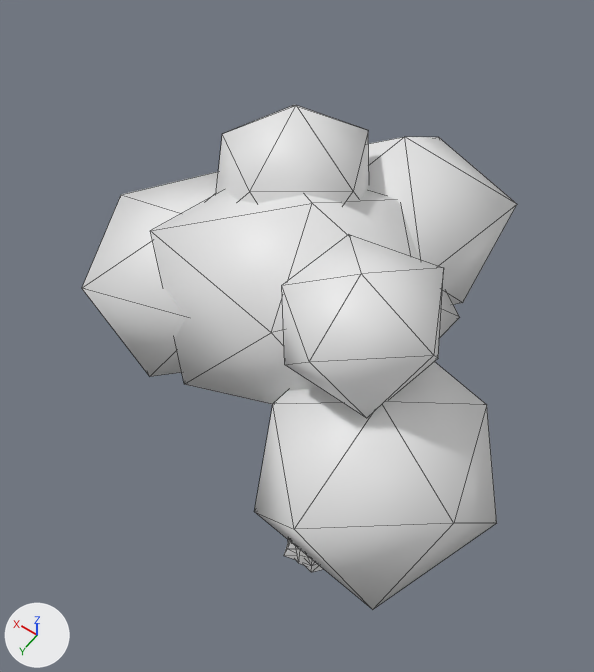
The glTF model models/tree.glb, before and after one commit.
Both versions are drawn from a camera (50 mm lens) standing at (-1.85, 2.88, 7.68) and looking at (0.4, -0.27, 2.73). The lights are fixed; the arrows at lower left show +X, +Y and +Z. The older version comes first. Mesh edges are drawn as thin lines. Vertices at exactly the same position are counted once.

The older version as bpy lines, for what is in view:
```python
ob_body_canopy0 = bpy.data.objects.new('Body_Canopy0', me_body_canopy0)
ob_body_canopy0.location = (0.81, 0.285, 3.639)
ob_body_canopy0.rotation_euler = (0.0, 0.0, -1.387)  # degrees (0, 0, -79)
ob_body_canopy1 = bpy.data.objects.new('Body_Canopy1', me_body_canopy1)
ob_body_canopy1.location = (-0.791, 0.626, 3.387)
ob_body_canopy1.rotation_euler = (0.0, 0.0, 0.277)  # degrees (0, 0, 16)
ob_body_canopy2 = bpy.data.objects.new('Body_Canopy2', me_body_canopy2)
ob_body_canopy2.location = (0.044, -0.943, 3.612)
ob_body_canopy2.rotation_euler = (0.0, 0.0, 1.034)  # degrees (0, 0, 59)
ob_body_canopy3 = bpy.data.objects.new('Body_Canopy3', me_body_canopy3)
ob_body_canopy3.location = (0.1, 0.0, 3.85)
ob_body_canopy3.rotation_euler = (0.0, 0.0, 0.608)  # degrees (0, 0, 35)
ob_body_canopy4 = bpy.data.objects.new('Body_Canopy4', me_body_canopy4)
ob_body_canopy4.location = (0.5, -0.4, 4.2)
ob_body_canopy4.rotation_euler = (0.0, 0.0, 0.342)  # degrees (0, 0, 20)
ob_body_canopy5 = bpy.data.objects.new('Body_Canopy5', me_body_canopy5)
ob_body_canopy5.location = (-0.45, 0.35, 4.15)
ob_body_canopy5.rotation_euler = (0.0, 0.0, 2.901)  # degrees (0, 0, 166)
```
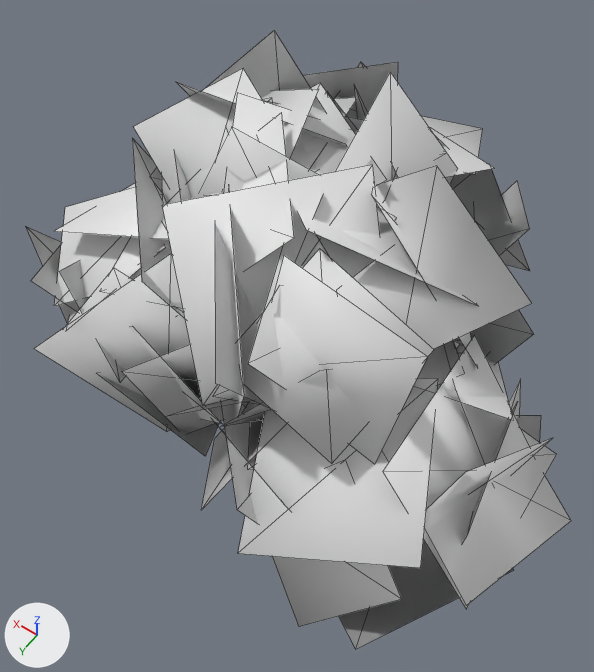
Diff of the bpy script that builds the scene:
```diff
--- a/models/tree.glb.py
+++ b/models/tree.glb.py
@@ me_body_canopy0 @@
 # used by ob_body_canopy0; location = (0.81, 0.285, 3.639); rotation_euler = (0.0, 0.0, -1.387), in degrees (0, 0, -79)
-me_body_canopy0.from_pydata(...)  # 12 vertices, 20 faces; spans x -0.675..0.821, y -0.738..0.675, z -0.582..0.553
+me_body_canopy0.from_pydata(...)  # 104 vertices, 66 faces; spans x -0.9..1.132, y -0.954..1.041, z -0.799..0.928
+# me_body_canopy0 part 1: the whole mesh is rebuilt
@@ me_body_canopy1 @@
 # used by ob_body_canopy1; location = (-0.791, 0.626, 3.387); rotation_euler = (0.0, 0.0, 0.277), in degrees (0, 0, 16)
-me_body_canopy1.from_pydata(...)  # 12 vertices, 20 faces; spans x -0.8..0.63, y -0.8..0.76, z -0.56..0.6
+me_body_canopy1.from_pydata(...)  # 104 vertices, 66 faces; spans x -1.0..1.13, y -1.11..1.34, z -0.87..0.89
+# me_body_canopy1 part 2: the whole mesh is rebuilt
@@ me_body_canopy2 @@
 # used by ob_body_canopy2; location = (0.044, -0.943, 3.612); rotation_euler = (0.0, 0.0, 1.034), in degrees (0, 0, 59)
-me_body_canopy2.from_pydata(...)  # 12 vertices, 20 faces; spans x -0.78..0.72, y -0.81..0.81, z -0.69..0.73
+me_body_canopy2.from_pydata(...)  # 104 vertices, 66 faces; spans x -1.15..1.26, y -1.04..1.14, z -1.01..0.95
+# me_body_canopy2 part 3: the whole mesh is rebuilt
@@ me_body_canopy3 @@
 # used by ob_body_canopy3; location = (0.1, 0.0, 3.85); rotation_euler = (0.0, 0.0, 0.608), in degrees (0, 0, 35)
-me_body_canopy3.from_pydata(...)  # 12 vertices, 20 faces; spans x -0.99..0.95, y -0.77..0.86, z -0.87..0.61
+me_body_canopy3.from_pydata(...)  # 152 vertices, 90 faces; spans x -1.46..1.34, y -1.33..1.2, z -1.16..1.16
+# me_body_canopy3 part 4: the whole mesh is rebuilt
@@ me_body_canopy4 @@
 # used by ob_body_canopy4; location = (0.5, -0.4, 4.2); rotation_euler = (0.0, 0.0, 0.342), in degrees (0, 0, 20)
-me_body_canopy4.from_pydata(...)  # 12 vertices, 20 faces; spans x -0.492..0.516, y -0.437..0.555, z -0.458..0.513
+me_body_canopy4.from_pydata(...)  # 72 vertices, 50 faces; spans x -0.745..0.935, y -0.968..0.692, z -0.755..0.728
+# me_body_canopy4 part 5: the whole mesh is rebuilt
@@ me_body_canopy5 @@
 # used by ob_body_canopy5; location = (-0.45, 0.35, 4.15); rotation_euler = (0.0, 0.0, 2.901), in degrees (0, 0, 166)
-me_body_canopy5.from_pydata(...)  # 12 vertices, 20 faces; spans x -0.574..0.539, y -0.496..0.534, z -0.502..0.382
+me_body_canopy5.from_pydata(...)  # 56 vertices, 42 faces; spans x -1.008..0.784, y -0.914..1.018, z -0.851..0.664
+# me_body_canopy5 part 6: the whole mesh is rebuilt
@@ ob_body_canopy0 @@
 ob_body_canopy0.location = (0.81, 0.285, 3.639)
-ob_body_canopy0.rotation_euler = (0.0, 0.0, -1.387)  # degrees (0, 0, -79)
+ob_body_canopy0.rotation_euler = (0.0, 0.0, 1.628)  # degrees (0, 0, 93)
@@ ob_body_canopy1 @@
 ob_body_canopy1.location = (-0.791, 0.626, 3.387)
-ob_body_canopy1.rotation_euler = (0.0, 0.0, 0.277)  # degrees (0, 0, 16)
+ob_body_canopy1.rotation_euler = (0.0, 0.0, -1.616)  # degrees (0, 0, -93)
@@ ob_body_canopy2 @@
 ob_body_canopy2.location = (0.044, -0.943, 3.612)
-ob_body_canopy2.rotation_euler = (0.0, 0.0, 1.034)  # degrees (0, 0, 59)
+ob_body_canopy2.rotation_euler = (0.0, 0.0, -0.489)  # degrees (0, 0, -28)
@@ ob_body_canopy3 @@
 ob_body_canopy3.location = (0.1, 0.0, 3.85)
-ob_body_canopy3.rotation_euler = (0.0, 0.0, 0.608)  # degrees (0, 0, 35)
+ob_body_canopy3.rotation_euler = (0.0, 0.0, 3.134)  # degrees (0, 0, 180)
@@ ob_body_canopy4 @@
 ob_body_canopy4.location = (0.5, -0.4, 4.2)
-ob_body_canopy4.rotation_euler = (0.0, 0.0, 0.342)  # degrees (0, 0, 20)
+ob_body_canopy4.rotation_euler = (0.0, 0.0, 2.049)  # degrees (0, 0, 117)
@@ ob_body_canopy5 @@
 ob_body_canopy5.location = (-0.45, 0.35, 4.15)
-ob_body_canopy5.rotation_euler = (0.0, 0.0, 2.901)  # degrees (0, 0, 166)
+ob_body_canopy5.rotation_euler = (0.0, 0.0, -3.064)  # degrees (0, 0, -176)
```

What differs and where, as boxes (x1, y1, x2, y2) in the pictures (594 x 672 px):
'Body_Canopy1', reshaped, turned
    before: (254, 362, 497, 610)
    after: (201, 335, 571, 649)
'Body_Canopy3', reshaped, turned
    before: (151, 190, 460, 404)
    after: (121, 30, 533, 470)
'Body_Canopy5', reshaped, turned
    before: (282, 234, 444, 418)
    after: (215, 166, 532, 464)
'Body_Canopy0', reshaped, turned
    before: (82, 172, 218, 376)
    after: (26, 183, 222, 456)
'Body_Canopy4', reshaped, turned
    before: (216, 105, 369, 204)
    after: (134, 62, 398, 219)
'Body_Canopy2', reshaped, turned
    before: (368, 137, 517, 305)
    after: (335, 62, 530, 271)
